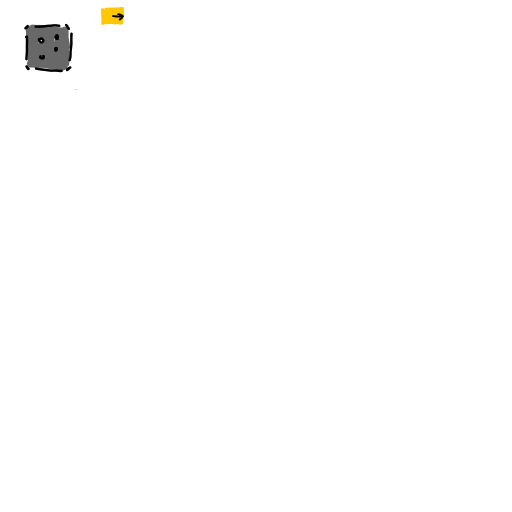
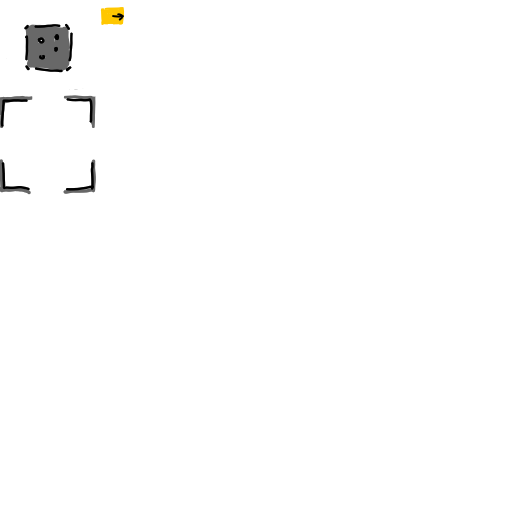
Comparing the layer stacks of the two 512px x 512px images. Changes:
painted on "Paint Layer 1" over [0, 95, 96, 195]
painted on "Paint Layer 2" over [0, 95, 96, 195]
